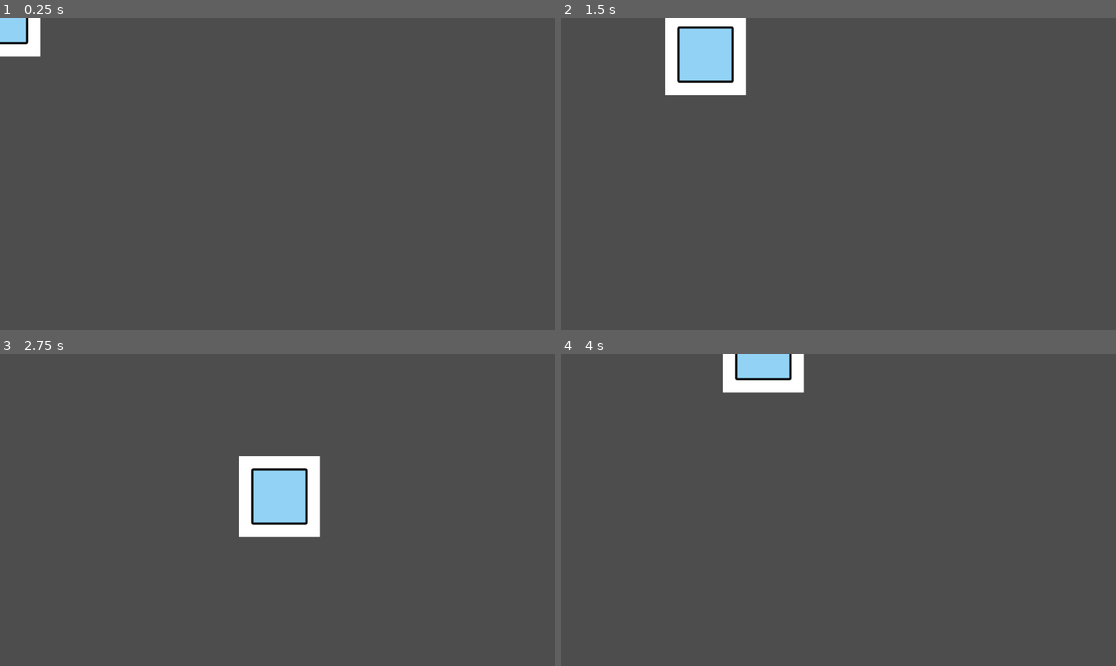
Above: before the commit, frames 1-4 (two rows, left to right).
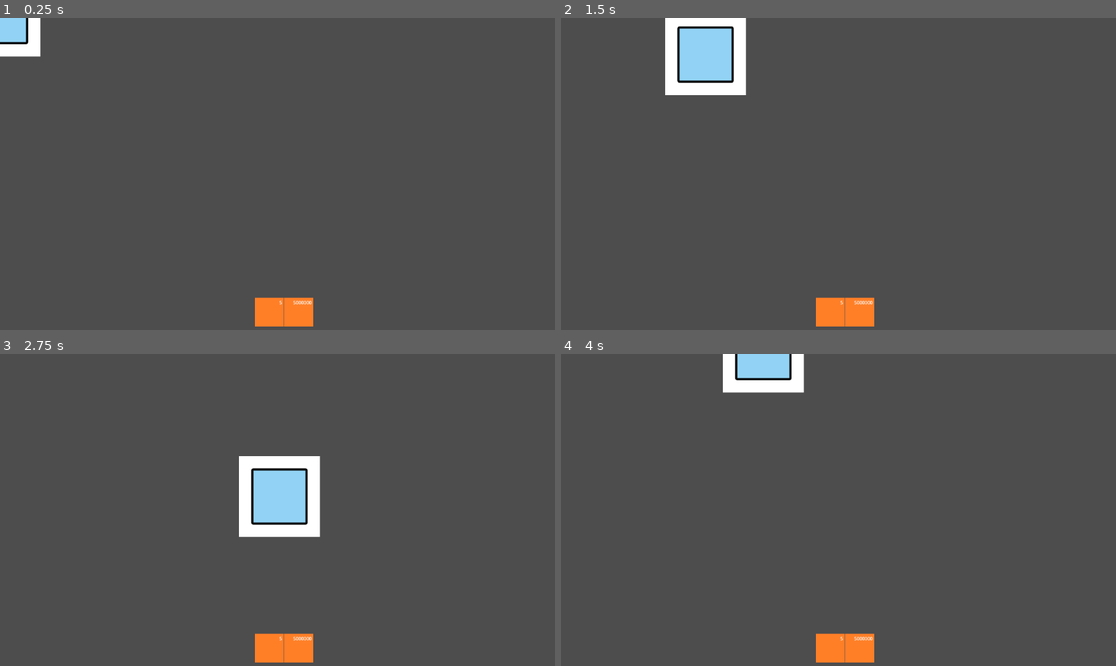
Above: after the commit, the same moments.

Repository: BigWing06/CS3-CapstoneProject
Game: Godot game, scene res://Viewport/Main.tscn
The game is run twice, just before and just after one commit, with the same random seed, the same clock (stepped at 60 frames per second) and the same inputs.
Inputs:
- Up to frame 1 (0.25 s): no input
- Up to frame 2 (1.5 s): tap Enter at 0.5 s; hold D (move_right) 0.53-1.28 s; hold S (move_down) from 1.28 s (still down)
- Up to frame 3 (2.75 s): release S (move_down) at 2.03 s; hold D (move_right) from 2.03 s (still down)
- Up to frame 4 (4 s): release D (move_right) at 2.78 s; hold W (move_up) 2.78-3.53 s; hold A (move_left) from 3.53 s (still down)

The runs differ from the first frame. In frame 1, 1.0% of the frame differs, in the area x 45-57%, y 89-99%; in frame 2, 1.0%; in frame 3, 1.0%; in frame 4, 1.0%.

Commit message:
Creation of hotbar update method along with tester node to test hotbar

Diff:
--- a/World/world.tscn
+++ b/World/world.tscn
@@ -1,7 +1,9 @@
-[gd_scene load_steps=4 format=3 uid="uid://dbcpk0a8t4ern"]
+[gd_scene load_steps=6 format=3 uid="uid://dbcpk0a8t4ern"]
 
+[ext_resource type="Script" path="res://tester.gd" id="1_5f004"]
 [ext_resource type="Script" path="res://Player/Player.gd" id="1_jrc2e"]
 [ext_resource type="Texture2D" uid="uid://1yx5qdqunywd" path="res://Player/square.png" id="2_2n0jd"]
+[ext_resource type="PackedScene" uid="uid://ddoxe58lp0wna" path="res://inventory/hotbar.tscn" id="4_r82q0"]
 
 [sub_resource type="RectangleShape2D" id="RectangleShape2D_0ro8j"]
 size = Vector2(224, 225.5)
@@ -19,3 +21,21 @@
 [node name="Square Collision" type="CollisionShape2D" parent="Player"]
 scale = Vector2(0.75, 0.75)
 shape = SubResource("RectangleShape2D_0ro8j")
+
+[node name="Hotbar" parent="." instance=ExtResource("4_r82q0")]
+anchors_preset = 7
+anchor_left = 0.5
+anchor_top = 1.0
+anchor_right = 0.5
+anchor_bottom = 1.0
+offset_left = 437.0
+offset_top = 581.0
+offset_right = 945.0
+offset_bottom = 681.0
+grow_horizontal = 2
+grow_vertical = 0
+scale = Vector2(0.6, 0.6)
+size_flags_vertical = 8
+
+[node name="testerNode" type="Node2D" parent="."]
+script = ExtResource("1_5f004")
--- a/globals/globals.gd
+++ b/globals/globals.gd
@@ -1,3 +1,3 @@
 extends Node
 
-var resourceManager = preload("res://inventory/resourceManager.gd").new()
+@onready var resourceManager = preload("res://inventory/resourceManager.gd").new()
--- a/inventory/hotbar.gd
+++ b/inventory/hotbar.gd
@@ -6,5 +6,7 @@
 	for child in get_children():
 		child.queue_free()
 	for resource in _resourcesToDisplay:
-		var item = hotbarItem.new()
-		$Hotbar.add_child(item)
+		var item = hotbarItem.instantiate()
+		add_child(item)
+		item.get_node("amountLbl").text = str(_resourcesToDisplay[resource])
+		item.texture = load(global.resourceManager.getResourceProperty(resource, "icon"))
--- a/inventory/hotbar.tscn
+++ b/inventory/hotbar.tscn
@@ -3,5 +3,9 @@
 [ext_resource type="Script" path="res://inventory/hotbar.gd" id="1_uc466"]
 
 [node name="Hotbar" type="HBoxContainer"]
+offset_left = -506.0
+offset_right = 508.0
+offset_bottom = 100.0
 theme_override_constants/separation = 2
+alignment = 1
 script = ExtResource("1_uc466")
--- a/inventory/hotbarItem.tscn
+++ b/inventory/hotbarItem.tscn
@@ -15,15 +15,9 @@
 
 [node name="amountLbl" type="Label" parent="."]
 layout_mode = 0
-offset_left = 55.0
+offset_left = 8.0
 offset_top = 5.0
 offset_right = 95.0
 offset_bottom = 28.0
 text = "65"
 horizontal_alignment = 2
-
-[node name="ColorRect" type="ColorRect" parent="."]
-visible = false
-layout_mode = 0
-offset_right = 100.0
-offset_bottom = 100.0
--- a/inventory/resources.json
+++ b/inventory/resources.json
@@ -1,5 +1,10 @@
 {
 	"exampleResource":{
-		"name":"Example Resource"
+		"name":"Example Resource",
+		"icon":"res://inventory/resourceIcons/exampleResource.png"
+	},
+	"exampleResource1":{
+		"name":"Example Resource1",
+		"icon":"res://inventory/resourceIcons/exampleResource.png"
 	}
 }
--- a/project.godot
+++ b/project.godot
@@ -12,7 +12,7 @@
 
 config/name="Beaver Battles"
 run/main_scene="res://Viewport/Main.tscn"
-config/features=PackedStringArray("4.1", "Forward Plus")
+config/features=PackedStringArray("4.3", "Forward Plus")
 config/icon="res://icon.svg"
 
 [autoload]
@@ -23,21 +23,21 @@
 
 move_left={
 "deadzone": 0.5,
-"events": [Object(InputEventKey,"resource_local_to_scene":fa …(171 unchanged characters)… keycode":65,"key_label":0,"unicode":97,"echo":false,"script":null)
+"events": [Object(InputEventKey,"resource_local_to_scene":fa …(171 unchanged characters)… keycode":65,"key_label":0,"unicode":97,"location":0,"echo":false,"script":null)
 ]
 }
 move_right={
 "deadzone": 0.5,
-"events": [Object(InputEventKey,"resource_local_to_scene":fa …(172 unchanged characters)… eycode":68,"key_label":0,"unicode":100,"echo":false,"script":null)
+"events": [Object(InputEventKey,"resource_local_to_scene":fa …(172 unchanged characters)… eycode":68,"key_label":0,"unicode":100,"location":0,"echo":false,"script":null)
 ]
 }
 move_up={
 "deadzone": 0.5,
-"events": [Object(InputEventKey,"resource_local_to_scene":fa …(172 unchanged characters)… eycode":87,"key_label":0,"unicode":119,"echo":false,"script":null)
+"events": [Object(InputEventKey,"resource_local_to_scene":fa …(172 unchanged characters)… eycode":87,"key_label":0,"unicode":119,"location":0,"echo":false,"script":null)
 ]
 }
 move_down={
 "deadzone": 0.5,
-"events": [Object(InputEventKey,"resource_local_to_scene":fa …(172 unchanged characters)… eycode":83,"key_label":0,"unicode":115,"echo":false,"script":null)
+"events": [Object(InputEventKey,"resource_local_to_scene":fa …(172 unchanged characters)… eycode":83,"key_label":0,"unicode":115,"location":0,"echo":false,"script":null)
 ]
 }
--- /dev/null
+++ b/tester.gd
@@ -0,0 +1,6 @@
+extends Node2D
+var inventoryTest = load("res://inventory/inventory.gd").new()
+func _ready():
+	inventoryTest.add("exampleResource", 5)
+	inventoryTest.add("exampleResource1", 5000000)
+	get_parent().get_node("Hotbar").update(inventoryTest.getResourceDict())
